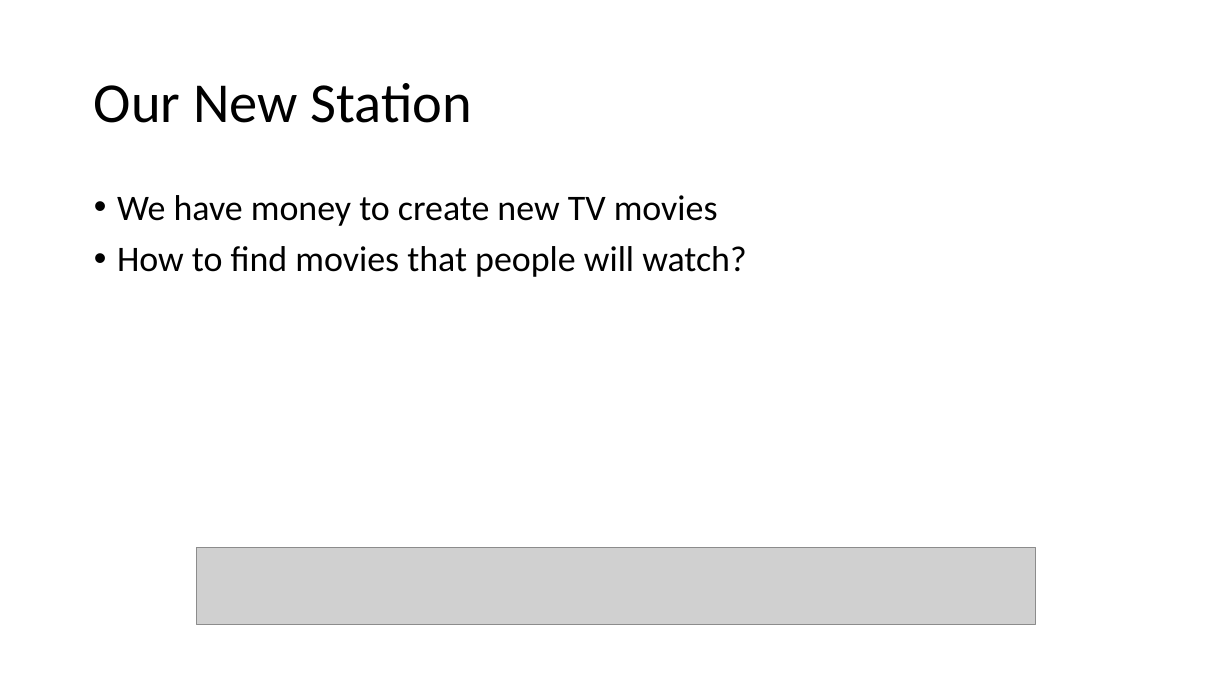
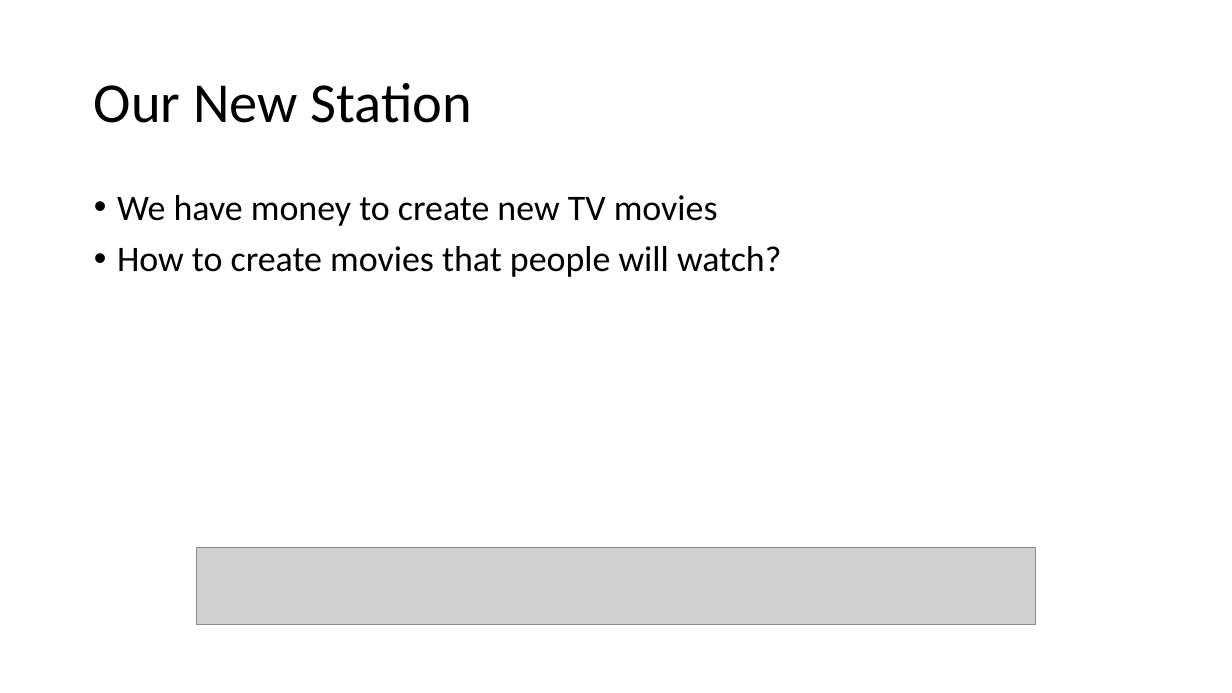
Before and after one commit to cda913/Capstone, a slide deck: slide 2 of AitkinCapstonePresentation.pptx. Drawn at 1232x693 pixels with LibreOffice and Linux fonts; fonts in the diff are those of the drawing; grey boxes stand for pictures. Boxes give left, top, right and bottom in pixels: in the first picture for what was removed or moved away, otherwise in the second. Text is boxed around its words. In the diff, an @@ line names an element or a change of style, - is before the commit and + after.

```diff
--- a/AitkinCapstonePresentation.pptx
+++ b/AitkinCapstonePresentation.pptx
@@ text at [117,246,781,277]: text changed @@
-• How to find movies that people will watch?
+• How to create movies that people will watch?
```
Also in this commit, not shown: 5 other slides changed, 4 slides added, 1 slide removed.
